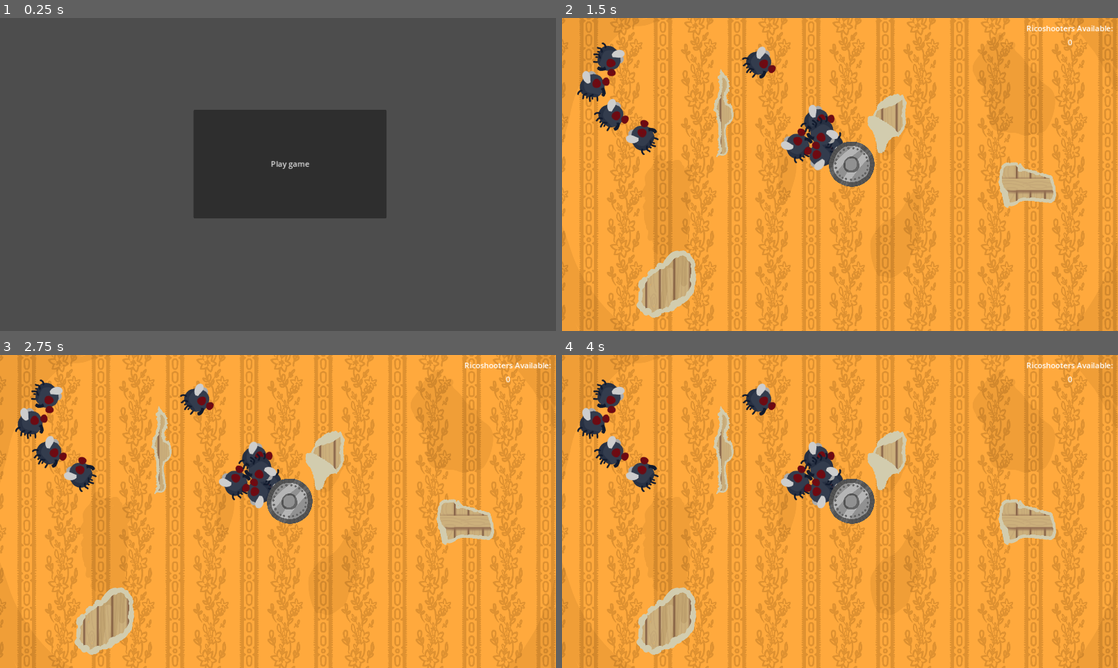
Above: before the commit, frames 1-4 (two rows, left to right).
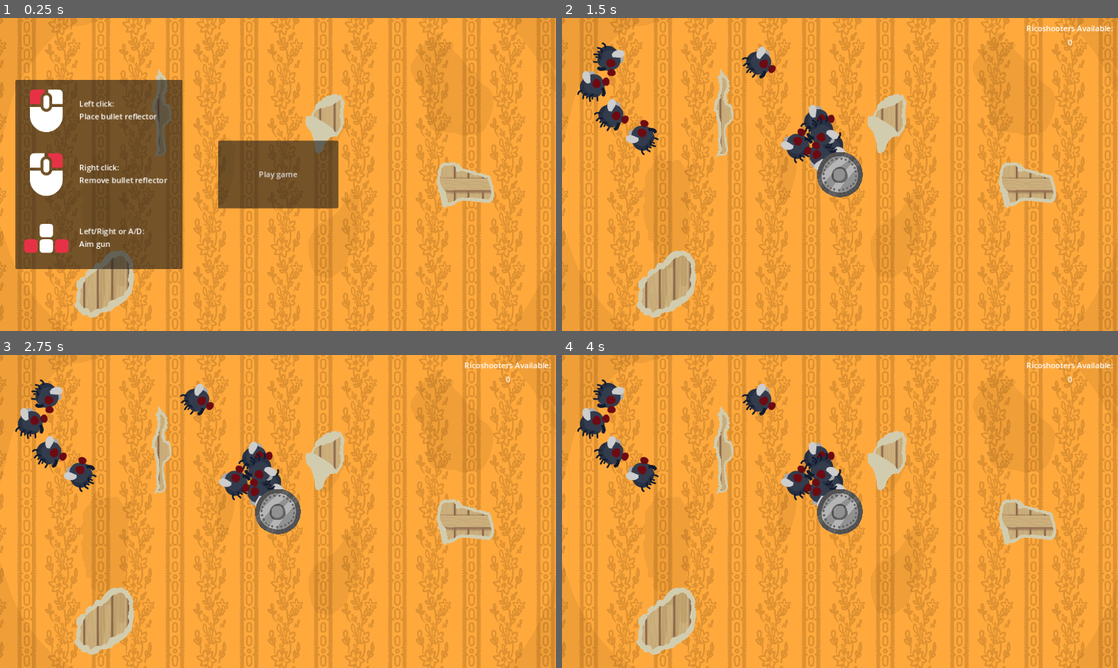
Above: after the commit, the same moments.

Repository: charlottebecconsall/fly-on-the-wall
Game: Godot game, scene res://menu.tscn
Same seed, same stepped clock (60 frames per second), same inputs: the game is played once before the commit and once after it.
Inputs (mouse positions are in pixels of both pictures, inside the frame that each line leads up to):
- Up to frame 1 (0.25 s): no input
- Up to frame 2 (1.5 s): click "Play game" at 0.5 s; tap Enter at 1.25 s; move the mouse to (962, 158) at 1.27 s; click (962, 158) at 1.42 s
- Up to frame 3 (2.75 s): tap Space at 2 s; move the mouse to (166, 527) at 2.02 s; click (166, 527) at 2.17 s
- Up to frame 4 (4 s): move the mouse to (895, 442) at 2.77 s; click (895, 442) at 2.92 s; tap Enter at 3.5 s; move the mouse to (812, 574) at 3.52 s; click (812, 574) at 3.67 s

The runs differ from the first frame. In frame 1, 99% of the frame differs, in the area x 0-100%, y 0-100%; in frame 2, 1.1%; in frame 3, 1.1%; in frame 4, 1.1%.

Commit message:
Add instructions on menu

Diff:
--- a/menu.tscn
+++ b/menu.tscn
@@ -1,15 +1,98 @@
-[gd_scene load_steps=2 format=3 uid="uid://chvmmcw2fo5iy"]
+[gd_scene load_steps=6 format=3 uid="uid://dm7g7dd8mmrq4"]
 
+[ext_resource type="Texture2D" uid="uid://dcph6fxd21w4n" path="res://assets/art/Wallpaper.png" id="1_7lore"]
 [ext_resource type="Script" path="res://PlayGameButton.gd" id="1_yeevl"]
+[ext_resource type="Texture2D" uid="uid://b38a1qaqc7mgh" path="res://assets/ui/mouse_left.png" id="2_07gyl"]
+[ext_resource type="Texture2D" uid="uid://dx1a6435bo1ir" path="res://assets/ui/mouse_right.png" id="3_q1hvm"]
+[ext_resource type="Texture2D" uid="uid://bwmc0yupbkpsu" path="res://assets/ui/keyboard_arrows_horizontal.png" id="4_xkj70"]
 
-[node name="Menu" type="Node2D"]
+[node name="Menu" type="Control"]
+layout_mode = 3
+anchors_preset = 15
+anchor_right = 1.0
+anchor_bottom = 1.0
+grow_horizontal = 2
+grow_vertical = 2
+
+[node name="TextureRect" type="TextureRect" parent="."]
+layout_mode = 1
+anchors_preset = 15
+anchor_right = 1.0
+anchor_bottom = 1.0
+grow_horizontal = 2
+grow_vertical = 2
+texture = ExtResource("1_7lore")
+expand_mode = 1
 
 [node name="PlayGameButton" type="Button" parent="."]
-offset_left = 401.0
-offset_top = 190.0
-offset_right = 801.0
-offset_bottom = 415.0
+layout_mode = 1
+anchors_preset = 8
+anchor_left = 0.5
+anchor_top = 0.5
+anchor_right = 0.5
+anchor_bottom = 0.5
+offset_left = -124.0
+offset_top = -70.0
+offset_right = 125.0
+offset_bottom = 70.0
+grow_horizontal = 2
+grow_vertical = 2
 text = "Play game"
 script = ExtResource("1_yeevl")
 
+[node name="Panel" type="PanelContainer" parent="."]
+layout_mode = 1
+anchors_preset = 4
+anchor_top = 0.5
+anchor_bottom = 0.5
+offset_left = 32.0
+offset_top = -196.0
+offset_right = 378.0
+offset_bottom = 196.0
+grow_vertical = 2
+
+[node name="MarginContainer" type="MarginContainer" parent="Panel"]
+layout_mode = 2
+theme_override_constants/margin_right = 32
+
+[node name="VBoxContainer" type="VBoxContainer" parent="Panel/MarginContainer"]
+layout_mode = 2
+alignment = 1
+
+[node name="Place" type="HBoxContainer" parent="Panel/MarginContainer/VBoxContainer"]
+layout_mode = 2
+
+[node name="MouseLeft" type="TextureRect" parent="Panel/MarginContainer/VBoxContainer/Place"]
+layout_mode = 2
+texture = ExtResource("2_07gyl")
+
+[node name="Label" type="Label" parent="Panel/MarginContainer/VBoxContainer/Place"]
+layout_mode = 2
+text = "Left click:
+Place bullet reflector"
+
+[node name="Remove" type="HBoxContainer" parent="Panel/MarginContainer/VBoxContainer"]
+layout_mode = 2
+
+[node name="MouseRight" type="TextureRect" parent="Panel/MarginContainer/VBoxContainer/Remove"]
+layout_mode = 2
+texture = ExtResource("3_q1hvm")
+
+[node name="Label" type="Label" parent="Panel/MarginContainer/VBoxContainer/Remove"]
+layout_mode = 2
+text = "Right click:
+Remove bullet reflector"
+
+[node name="Aim" type="HBoxContainer" parent="Panel/MarginContainer/VBoxContainer"]
+layout_mode = 2
+
+[node name="KeyboardArrowsHorizontal" type="TextureRect" parent="Panel/MarginContainer/VBoxContainer/Aim"]
+layout_mode = 2
+texture = ExtResource("4_xkj70")
+
+[node name="Label" type="Label" parent="Panel/MarginContainer/VBoxContainer/Aim"]
+layout_mode = 2
+text = "Left/Right or A/D:
+Aim gun"
+
 [connection signal="pressed" from="PlayGameButton" to="PlayGameButton" method="_on_pressed"]
Not shown, added: assets/ui/desktop.ini
Binary file added: assets/ui/keyboard_arrows_horizontal.png
Not shown, added: assets/ui/keyboard_arrows_horizontal.png.import
Binary file added: assets/ui/mouse_left.png
Not shown, added: assets/ui/mouse_left.png.import
Binary file added: assets/ui/mouse_right.png
Not shown, added: assets/ui/mouse_right.png.import
